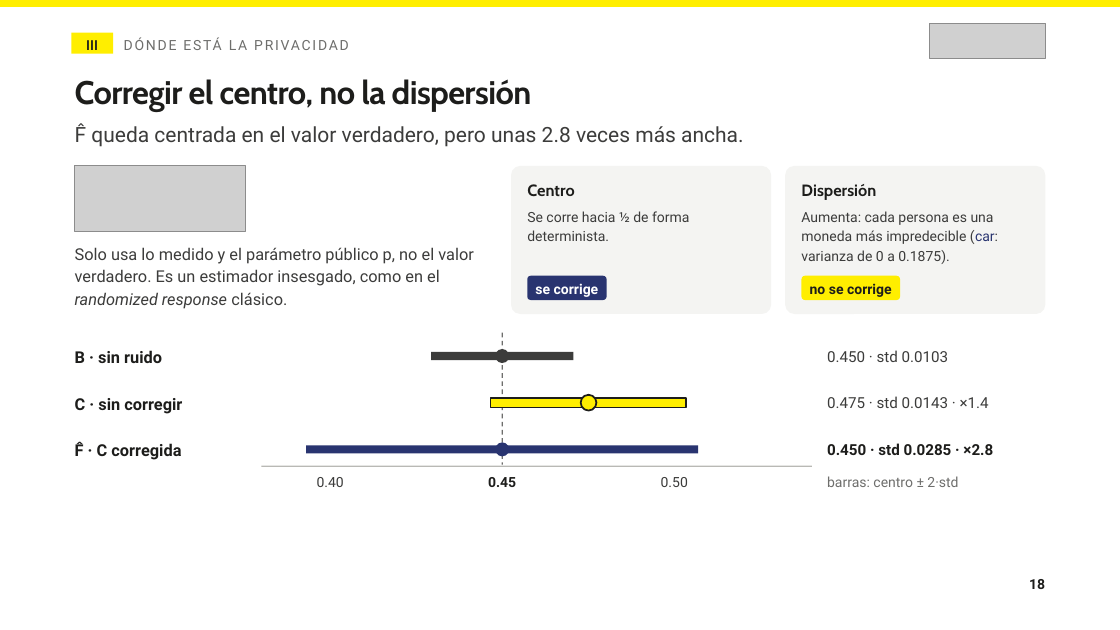
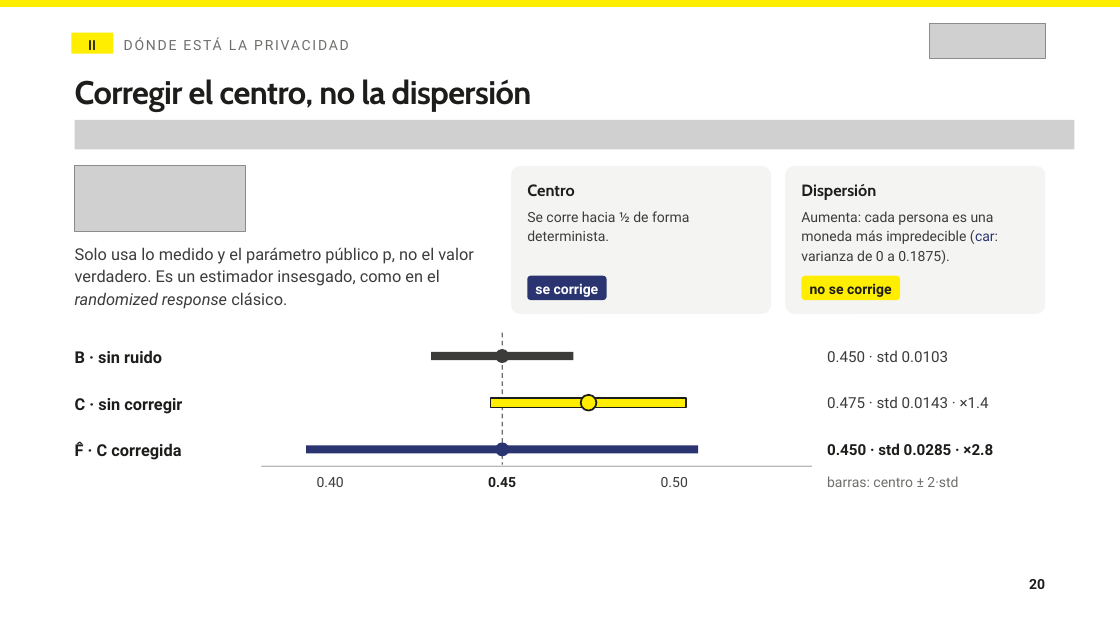
Before and after one commit to tomasSiSa18/TesisPregrado, a slide deck: slide 19 of PresentacionSemana10/Avances semana 10.pptx (slide 18 before the commit). Drawn at 1120x630 pixels with LibreOffice and Linux fonts; fonts in the diff are those of the drawing; grey boxes stand for pictures. Boxes give left, top, right and bottom in pixels: in the first picture for what was removed or moved away, otherwise in the second. Text is boxed around its words. In the diff, an @@ line names an element or a change of style, - is before the commit and + after.

```diff
--- a/PresentacionSemana10/Avances semana 10.pptx
+++ b/PresentacionSemana10/Avances semana 10.pptx
@@ text at [88, 40, 96, 54]: text changed @@
-III
+II
@@ text removed at [75, 123, 743, 147] @@
-F̂ queda centrada en el valor verdadero, pero unas 2.8 veces más ancha.
@@ picture added at [75, 120, 1075, 150] @@
@@ text at [1029, 579, 1045, 589]: text changed @@
-18
+20
```
Also in this commit, not shown: 36 other slides changed, 6 slides added, 2 slides removed, 1 other file.
